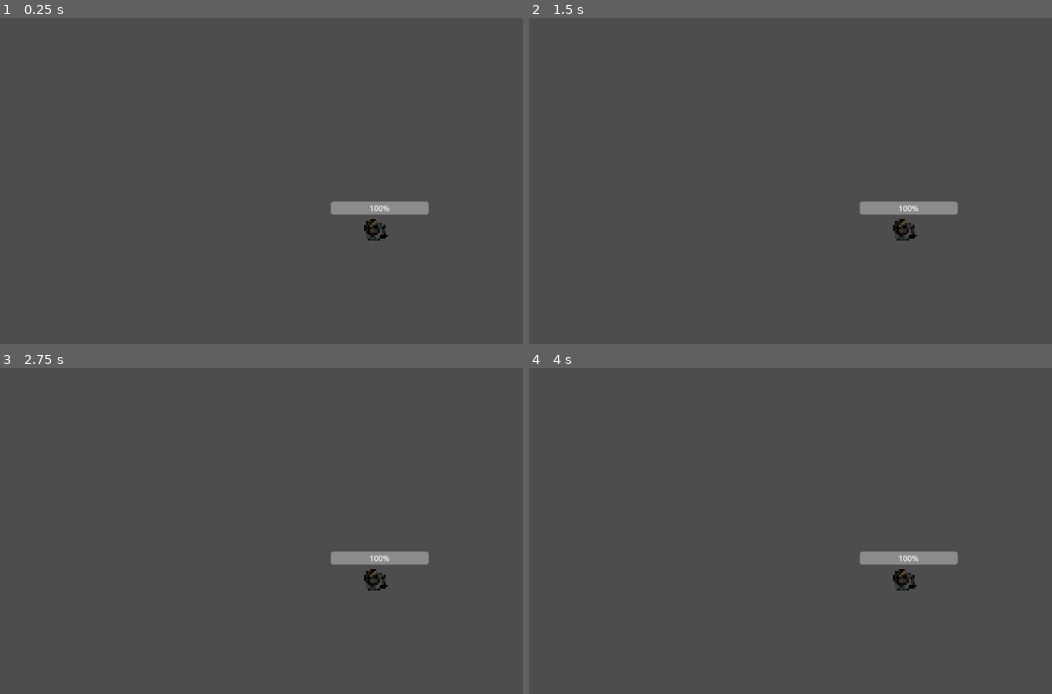
Above: before the commit, frames 1-4 (two rows, left to right).
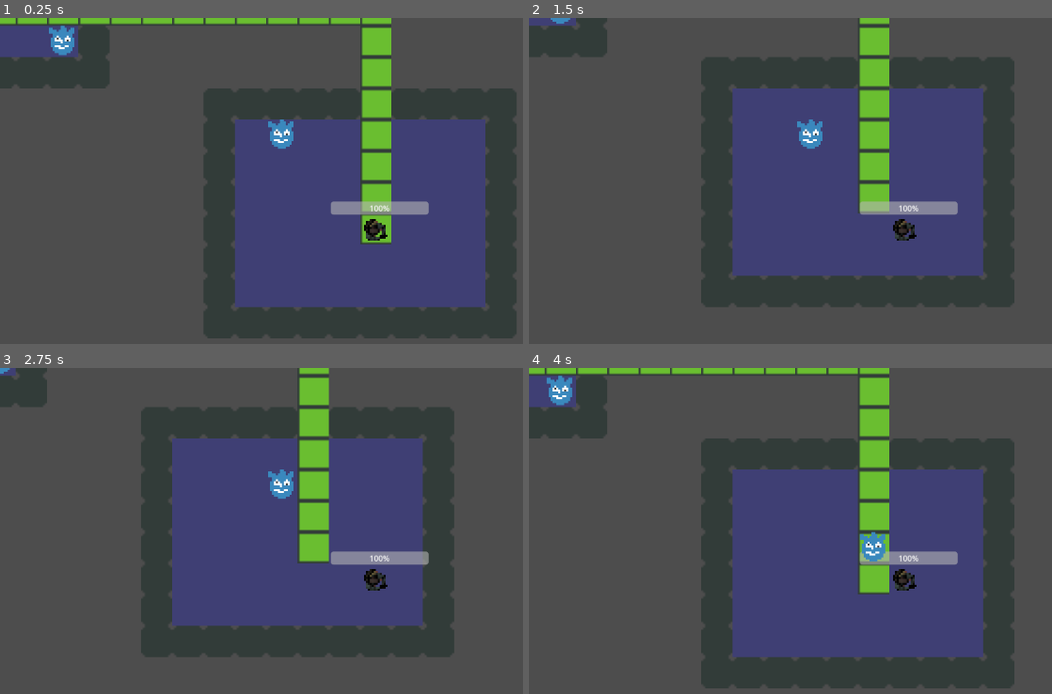
Above: after the commit, the same moments.

Repository: JBlitzar/RogueLike
Game: Godot game, scene res://RoomLevel.tscn
The game is run twice, just before and just after one commit, with the same random seed, the same clock (stepped at 60 frames per second) and the same inputs.
Inputs:
- Up to frame 1 (0.25 s): no input
- Up to frame 2 (1.5 s): tap Enter at 0.5 s; hold Right (right) 0.53-1.28 s; tap Space at 1.25 s; hold S (down) from 1.28 s (still down)
- Up to frame 3 (2.75 s): tap Enter at 2 s; release S (down) at 2.03 s; hold Right (right) from 2.03 s (still down)
- Up to frame 4 (4 s): tap Space at 2.75 s; release Right (right) at 2.78 s; hold W (up) 2.78-3.53 s; tap Enter at 3.5 s; hold Left (left) from 3.53 s (still down)

The runs differ from the first frame. In frame 1, 50% of the frame differs, in the area x 0-99%, y 0-99%; in frame 2, 46%; in frame 3, 45%; in frame 4, 49%.
Error before the commit: Parse Error: Could not resolve class "Room", because of a parser error. (res://RoomLevel.gd:33)

Commit message:
aggro logic

Diff:
--- a/Enemy.gd
+++ b/Enemy.gd
@@ -5,6 +5,7 @@
 var tile: NavigationTile
 var health = 1
 @export var damageAmount = 0.1
+var aggrod = false
 #func _ready():
 #	target = position
 #func _process(delta):
@@ -12,6 +13,8 @@
 #	move_and_slide()
 #func advance_next(localX,localY):
 #	target = Vector2(localX,localY)
+func aggro():
+	aggrod = true
 func goto_next(astar_path,tilemap):
 	#position = Vector2(3,3)
 	#position = tilemap.map_to_local(grid_position+Vector2(1,0))
--- a/EnemyManager.gd
+++ b/EnemyManager.gd
@@ -24,10 +24,18 @@
 func move_enemies(navGrid,tilemap):
 	navGrid.init_astar()
 	for enemy in enemies:
-		var path = navGrid.astar_path(navGrid.queryTile(enemy.grid_position.x,enemy.grid_position.y),navGrid.queryTile(player.playerPos.x,player.playerPos.y))
-		print(path, enemy.grid_position)
-		if Array(path) != []:
-			enemy.goto_next(path,tilemap)
+		if enemy != null:
+			var enemyRoom = navGrid.query_point_to_room(enemy.grid_position,tilemap.rooms)
+			var playerRoom = navGrid.query_point_to_room($"../Player".playerPos,tilemap.rooms)
+			if enemyRoom and playerRoom:
+				if enemyRoom == playerRoom:
+					enemy.aggro()
+					print("mad")
+			if enemy.aggrod:
+				var path = navGrid.astar_path(navGrid.queryTile(enemy.grid_position.x,enemy.grid_position.y),navGrid.queryTile(player.playerPos.x,player.playerPos.y))
+				print(path, enemy.grid_position)
+				if Array(path) != []:
+					enemy.goto_next(path,tilemap)
 
 
 func generate_enemies(rooms,navGrid):
--- a/NavigationGrid.gd
+++ b/NavigationGrid.gd
@@ -36,5 +36,8 @@
 	connect_astar_points()
 func astar_path(start,end):
 	return astar.get_point_path(start.cantor_id(),end.cantor_id())
-func query_point_to_room(rooms):
-	pass
+func query_point_to_room(point,rooms):
+	for room in rooms:
+		if room.point_in_bbox(point):
+			return room
+	return false
--- a/Room.gd
+++ b/Room.gd
@@ -52,5 +52,9 @@
 		return passage
 func get_random_cell():
 	return Vector2(randi_range(x+1,x+width-2),randi_range(y+1,y+height-2))
-func point_in_bbox(Vector2 point):
-	pass
+func point_in_bbox(point):
+	var points = []
+	for i in range(x+1,x+width-2):
+		for j in range(y+1,y+height-2):
+			points.append(Vector2(i,j))
+	return point in points
